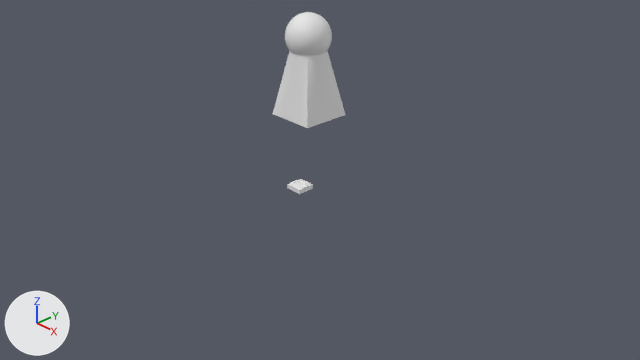
An edit to the Blender file Assets/Room/SR1.blend, drawn before and after from the same camera.
Both versions are drawn from the file's camera 'Camera'. The lights are fixed; the arrows at lower left show +X, +Y and +Z.

The first picture shows 'NodeMCU', 'Person'.
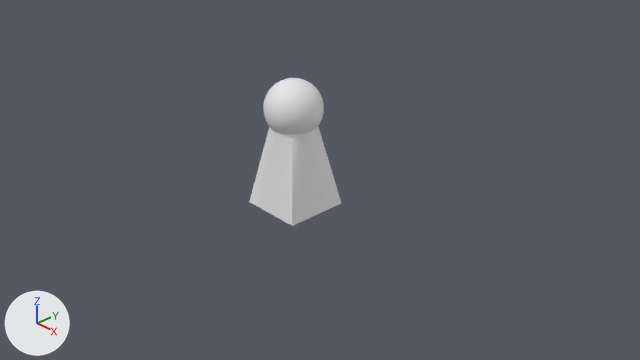
Edits to the scene script, one JSON object a line:
```json
{"block": "me_person", "where": "me_person.from_pydata(...)  # 1626 vertices, 3248 faces; spans x -2.9..-1.85, y 0.2..2.26, z -3.0..-1.95"}
{"block": "me_person", "where": "# used by ob_person; location = (0.0, 0.0, 0.0); rotation_euler = (1.571, 0.0, 0.0), in degrees (90, 0, 0)"}
{"block": "me_person", "change": "me_person part 1: the whole mesh is moved by (2.38, -1.38, 2.48)"}
{"op": "set", "path": "ob_person.location", "old": "(0.0, 0.0, 0.0)", "new": "(0.0, 0.0, 1.19)"}
{"op": "add", "block": "ob_nodemcu", "code": "ob_nodemcu.hide_viewport = True"}
```

Pixel boxes (x1, y1, x2, y2) of what changed, in the pictures (640 x 360 px):
```json
{"object": "Person", "change": "moved", "before": [273, 12, 345, 128], "after": [249, 78, 341, 226]}
{"object": "NodeMCU", "change": "hidden", "before": [287, 179, 313, 194]}
```
